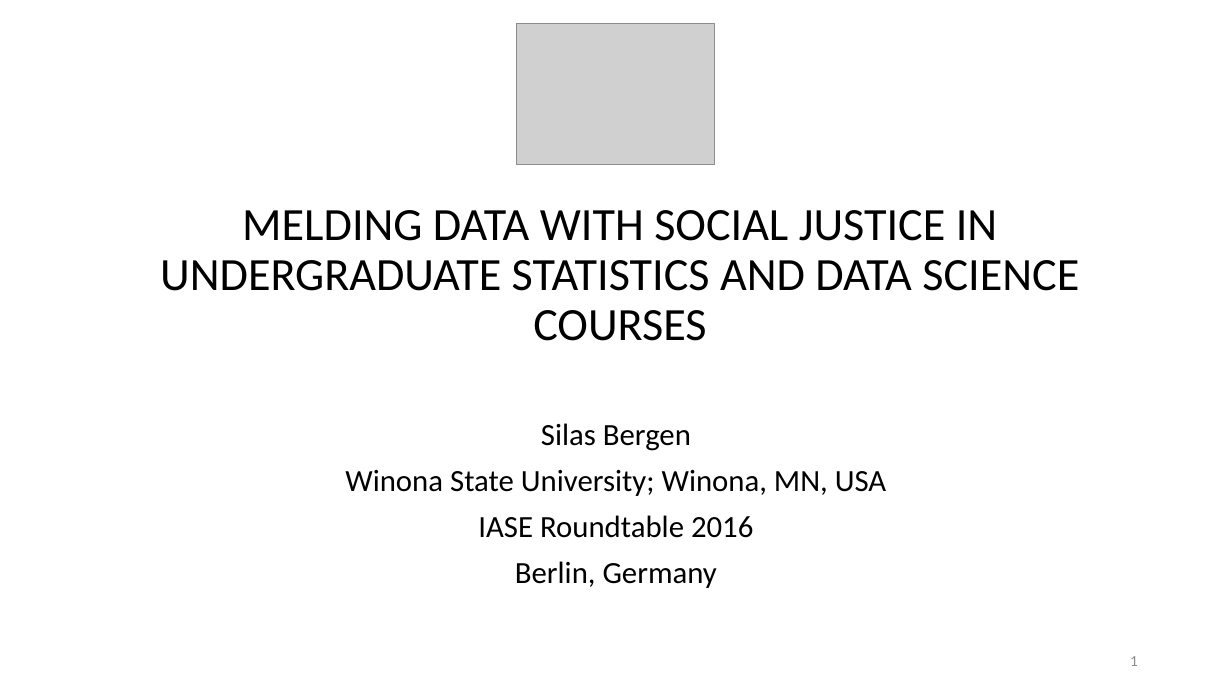
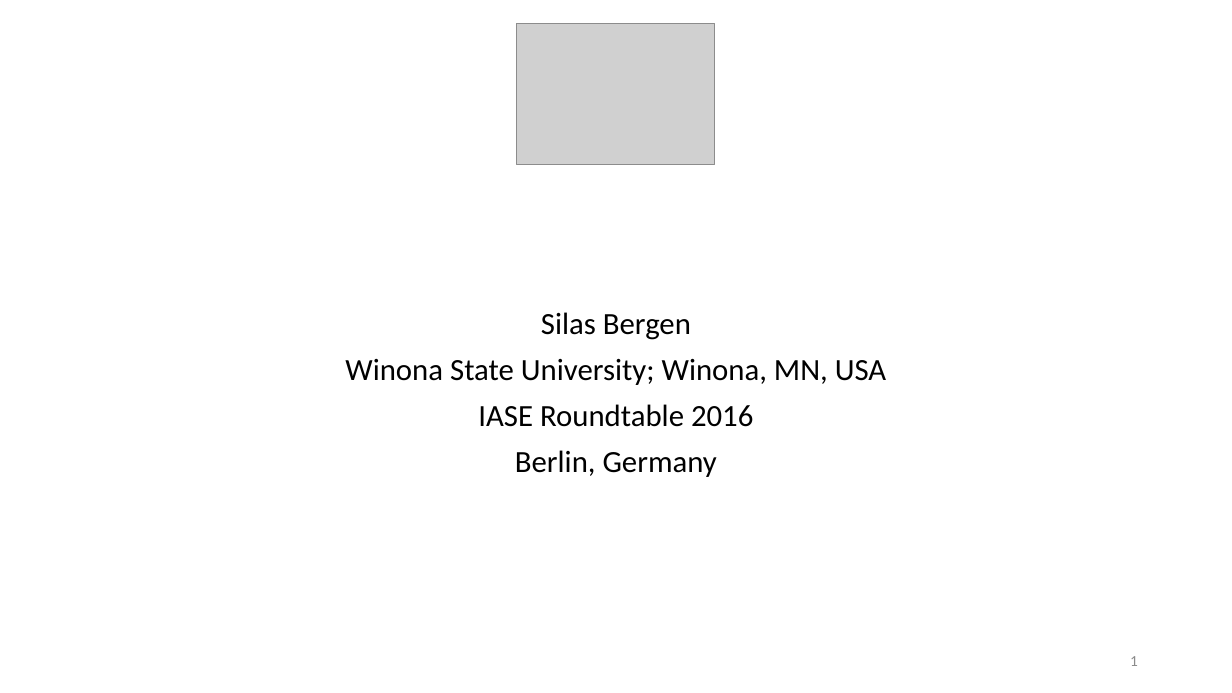
Before and after one commit to silasbergen/IASE, a slide deck: slide 1 of Presentation.pptx. Drawn at 1232x693 pixels with LibreOffice and Linux fonts; fonts in the diff are those of the drawing; grey boxes stand for pictures. Boxes give left, top, right and bottom in pixels: in the first picture for what was removed or moved away, otherwise in the second. Text is boxed around its words. In the diff, an @@ line names an element or a change of style, - is before the commit and + after.

```diff
--- a/Presentation.pptx
+++ b/Presentation.pptx
@@ title removed at box(160, 210, 1079, 341) @@
-MELDING DATA WITH SOCIAL JUSTICE IN UNDERGRADUATE STATISTICS AND DATA SCIENCE COURSES
@@ subtitle "Silas Bergen": place and size @@
-subtitle "Silas Bergen" at box(345, 423, 886, 588)
+subtitle "Silas Bergen" at box(345, 312, 886, 477)
```
Also in this commit, not shown: 6 other slides changed, 1 slide added.
